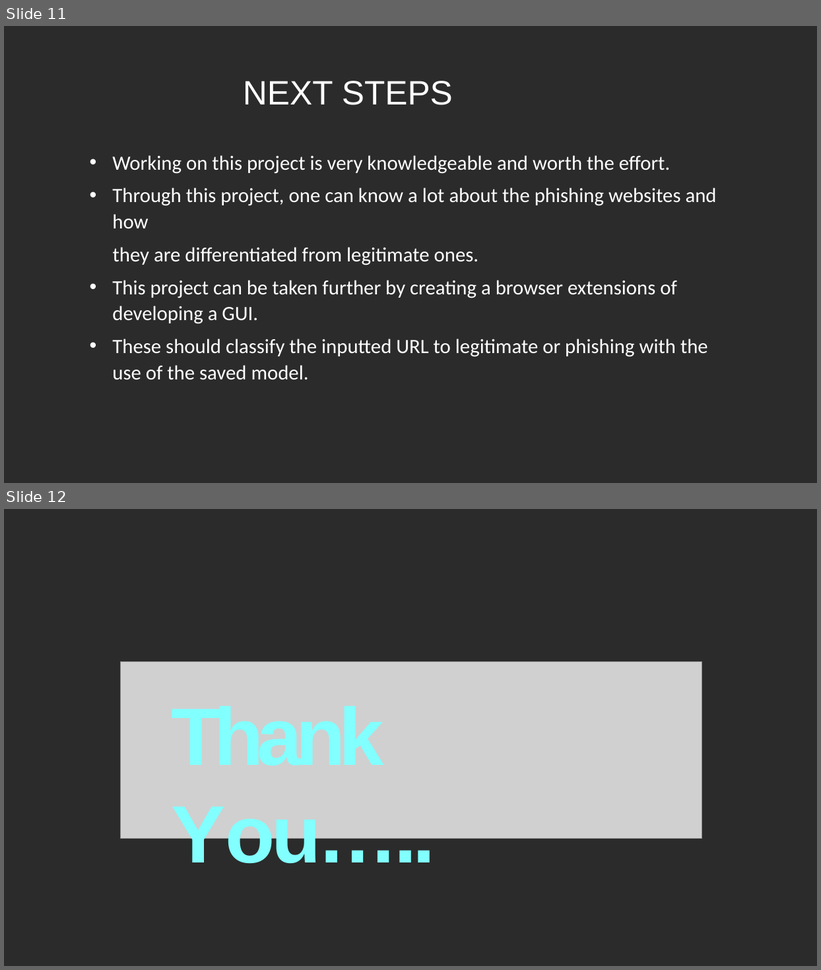
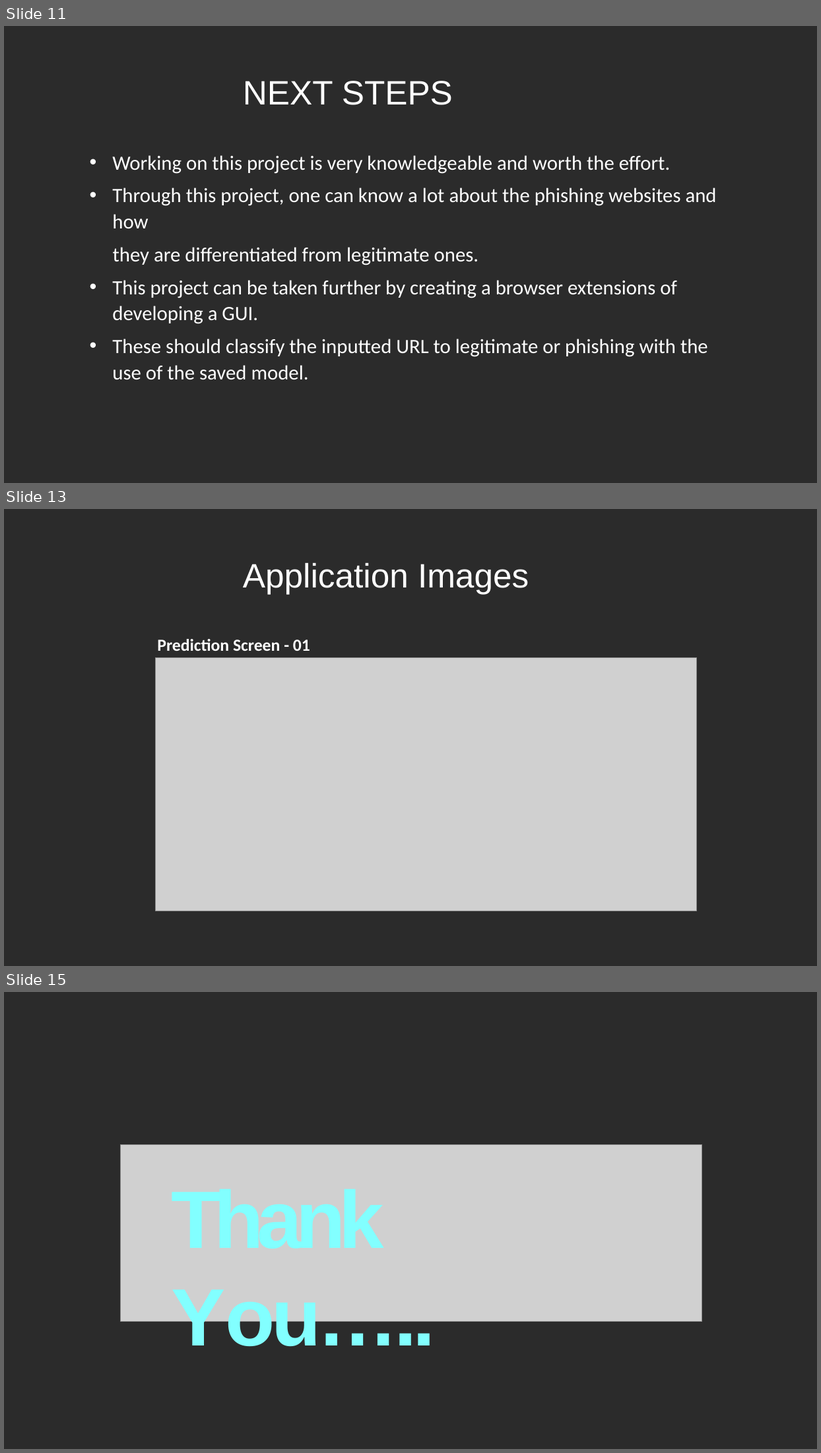
Before and after one commit to PihuNiranjan/Phishing-Website-Detection, a slide deck: Phishing website minor project.pptx. Shown one above the other, each under a label of ours: slides 11 and 12 before the commit, slides 11, 13 and 15 after it; the slides between them are not shown. The pictures are 821x970 and 821x1453 pixels, drawn with LibreOffice and Linux fonts; fonts in the diff are those of the drawing; grey boxes stand for pictures; background and template pictures are left out; a plain dark background stands for a picture behind light text. Boxes give left, top, right and bottom in pixels: in the first picture for what was removed or moved away, otherwise in the second. Text is boxed around its words. In the diff, an @@ line names an element or a change of style, - is before the commit and + after.

```diff
--- a/Phishing website minor project.pptx
+++ b/Phishing website minor project.pptx
@@ slide 13 added at (4,509,817,966), background picture (left out) @@
@@ title added at (243,563,529,594), 40 pt, text #FFFFFF @@
+Application Images
@@ text added at (157,639,310,651), 20 pt, text #FFFFFF, bold @@
+Prediction Screen - 01
@@ picture added at (155,658,697,912) @@
@@ what was slide 12 is now slide 15 @@
```
Also in this commit, not shown: 2 other slides added, 2 other files.
